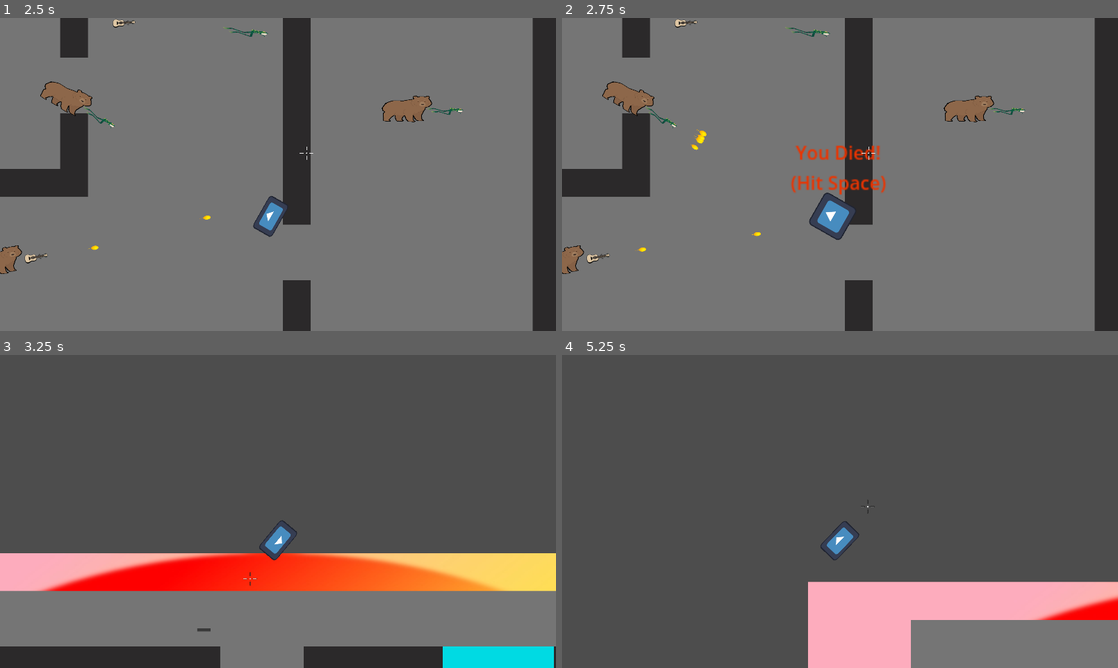
Above: before the commit, frames 1-4 (two rows, left to right).
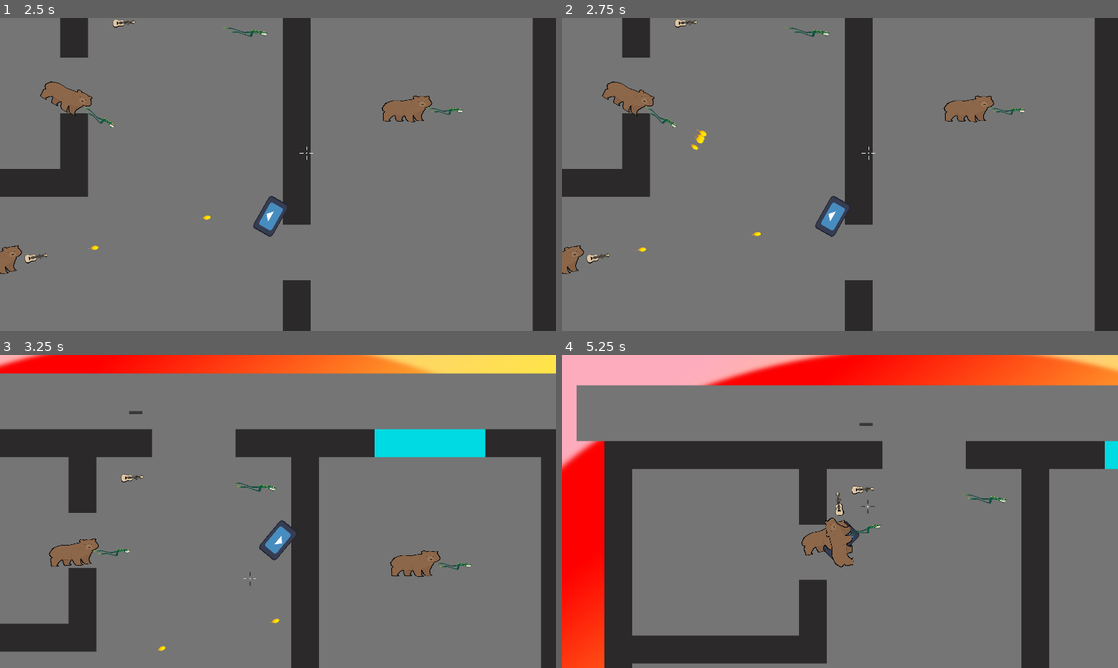
Above: after the commit, the same moments.

Repository: jceja3936/Speedial-Phoenix
Game: Godot game, scene res://scenes/level.tscn
Same seed, same stepped clock (60 frames per second), same inputs: the game is played once before the commit and once after it. The engine's default icon, where the game draws it, is replaced by a stand-in: a white triangle on a blue panel in a dark square.
Inputs (mouse positions are in pixels of both pictures, inside the frame that each line leads up to):
- Up to frame 1 (2.5 s): tap Enter at 0.5 s; move the mouse to (400, 158) at 0.52 s; press the mouse at (400, 158) at 0.53 s; hold Right (Right) 0.53-1.28 s; tap Shift (Drop) at 0.6, 1.55, 2.1 s; tap Space (Respawn) at 1.25 s; move the mouse to (166, 190) at 1.27 s; release the mouse at (166, 190) at 1.28 s; hold S (Down) 1.28-2.03 s; click (166, 190) at 1.35 s; move the mouse to (333, 105) at 2.02 s; press the mouse at (333, 105) at 2.03 s; hold Right (Right) from 2.03 s (still down)
- Up to frame 2 (2.75 s): keep holding Right (Right)
- Up to frame 3 (3.25 s): tap Space (Respawn) at 2.75 s; move the mouse to (250, 574) at 2.77 s; release Right (Right) at 2.78 s; release the mouse at (250, 574) at 2.78 s; hold W (Up) from 2.78 s (still down); tap F (Pick up) at 2.85 s; tap Shift (Drop) at 3.05 s
- Up to frame 4 (5.25 s): move the mouse to (1006, 558) at 3.52 s; release W (Up) at 3.53 s; press the mouse at (1006, 558) at 3.53 s; hold Left (Left) 3.53-5.03 s; move the mouse to (673, 464) at 4.27 s; release the mouse at (673, 464) at 4.28 s; tap Shift (Drop) at 4.35 s; move the mouse to (867, 511) at 5.02 s; press the mouse at (867, 511) at 5.03 s; hold S (Down) from 5.03 s (still down)

Frame 1 is identical in both runs. In frame 2, 1.2% of the frame differs, in the area x 41-59%, y 40-71%; in frame 3, 83%; in frame 4, 95%, in the area x 0-100%, y 0-100%.

Commit message:
Rudimentary Enemy Weapon Drops
Enemies now drop their weapons

Diff:
--- a/speedialChicago/enemy.gd
+++ b/speedialChicago/enemy.gd
@@ -21,6 +21,7 @@
 var dammage = 100
 var speed = 800
 var fireRate = .2
+var ammo = 20
 
 func _ready() -> void:
 	speed = 800 + rng.randf_range(-50, 100)
@@ -36,6 +37,7 @@
 			gunSkin.scale.x = .9
 			gunSkin.scale.y = .25
 			fireRate = .2
+			ammo = 17
 		2:
 			currentSprite = load("res://assets/Guitar-b.svg")
 			dammage = 100
@@ -43,6 +45,7 @@
 			gunSkin.scale.y = 0.622
 			gunSkin.rotation_degrees = 72.9
 			fireRate = .1
+			ammo = 30
 		3:
 			currentSprite = load("res://assets/Frog 2-c.svg")
 			dammage = 100
@@ -50,20 +53,23 @@
 			gunSkin.scale.x = 0.612
 			gunSkin.scale.y = 0.289
 			fireRate = .8
+			ammo = 6
 		_:
 			currentSprite = load("res://assets/basicSquare.svg")
 			dammage = 100
 			fireRate = .2
+			ammo = 17
 	gunSkin.texture = currentSprite
 
 
 func die() -> void:
 	$Sprite2D.texture = deathTexture
-	gunSkin.texture = currentSprite
+	gunSkin.texture = null
 	$Sprite2D.scale.x = 1
 	$Sprite2D.scale.y = 1
 	$CollisionShape2D.queue_free()
 	dead = true;
+	Manager.dropWeapon(type, self, ammo)
 	set_script(null)
 
 func hit(damage: int) -> void:
@@ -120,11 +126,13 @@
 		await get_tree().create_timer(.5).timeout
 	if canFire:
 		fire()
+		ammo -= 1
 
 	return true;
 
 
 func fire() -> void:
+	dammage = -1
 	if type == 3:
 		for i in range(6):
 			canFire = false
--- a/speedialChicago/manager.gd
+++ b/speedialChicago/manager.gd
@@ -1,4 +1,8 @@
 extends AudioStreamPlayer
+
+var pistol: PackedScene = load("res://scenes/pistol.tscn")
+var rifle: PackedScene = load("res://scenes/rifle.tscn")
+var shotgun: PackedScene = load("res://scenes/shotgun.tscn")
 
 var item_sounds = {
 	"pSound": preload("res://assets/9mm.wav"),
@@ -17,3 +21,27 @@
 		await get_tree().create_timer(sound.get_length()).timeout
 		if player:
 			player.queue_free()
+
+
+#Functions that handle Dropping a weapon
+func instantiate(type: PackedScene, who: CharacterBody2D, ammo: int):
+	var instance = type.instantiate()
+	instance.setAmmo(ammo)
+	instance.set_meta("placed", "Yer")
+	instance.set_collision_layer_value(2, true)
+	instance.set_collision_mask_value(2, true)
+	instance.set_collision_layer_value(1, false)
+	instance.set_collision_mask_value(1, false)
+	instance.position = who.global_position
+	instance.rotation = who.rotation
+	get_tree().root.add_child(instance)
+
+func dropWeapon(gun: int, who: CharacterBody2D, ammo: int):
+	get_parent().set("gunPickedUp", false)
+	match gun:
+		1:
+			instantiate(pistol, who, ammo)
+		2:
+			instantiate(rifle, who, ammo)
+		3:
+			instantiate(shotgun, who, ammo)
